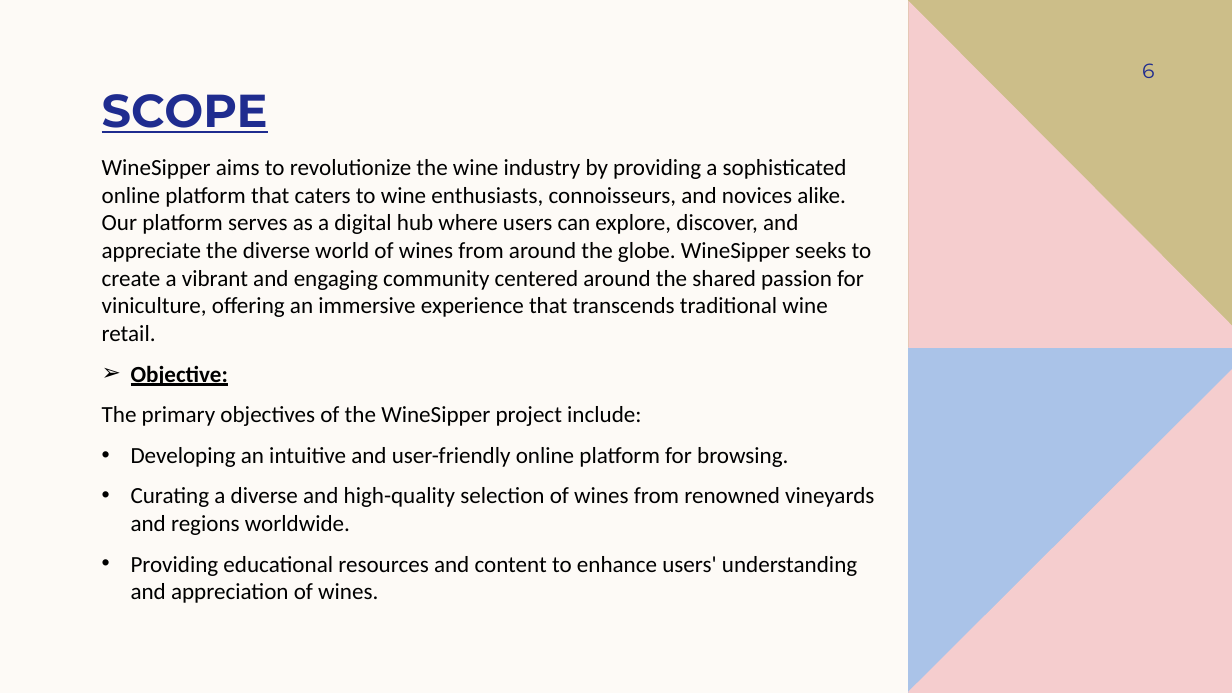
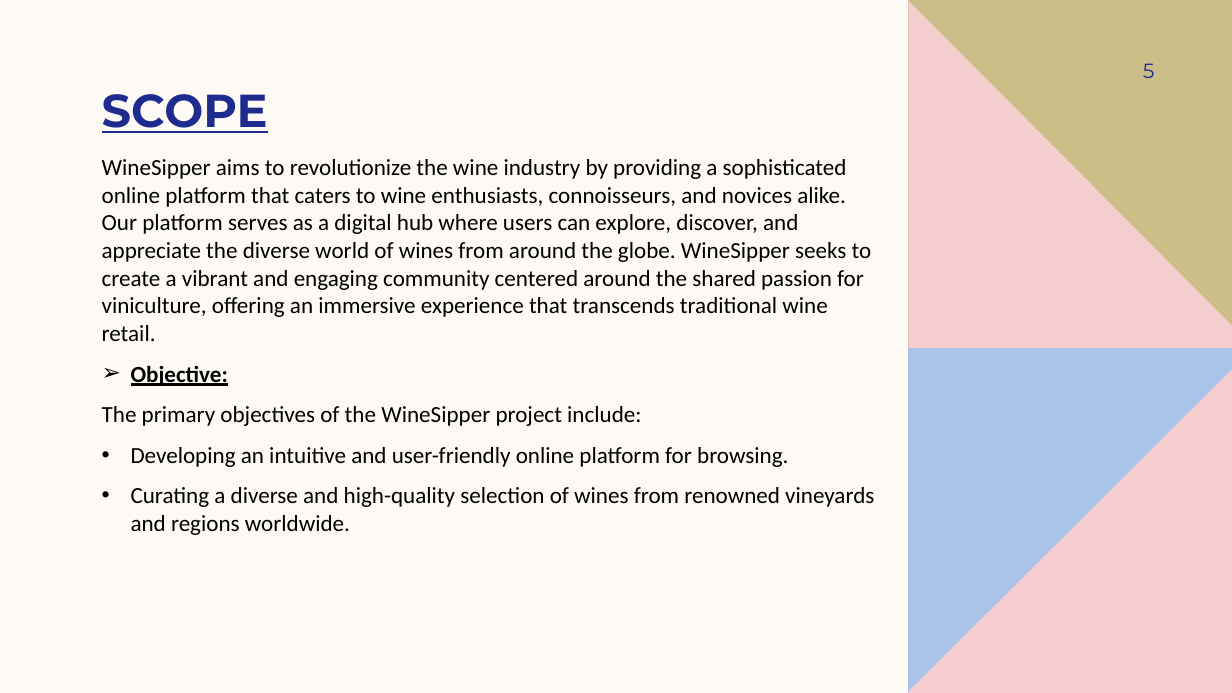
Before and after one commit to Satyamb-03/Web-Dev-WineSipper-, a slide deck: slide 5 of Project/WINE CATALOGUE.pptx (slide 6 before the commit). Drawn at 1232x693 pixels with LibreOffice and Linux fonts; fonts in the diff are those of the drawing. Boxes give left, top, right and bottom in pixels: in the first picture for what was removed or moved away, otherwise in the second. Text is boxed around its words. In the diff, an @@ line names an element or a change of style, - is before the commit and + after.

```diff
--- a/Project/WINE CATALOGUE.pptx
+++ b/Project/WINE CATALOGUE.pptx
@@ page number at (1143,63,1155,78): text changed @@
-6
+5
@@ text at (131,556,857,603): paragraph removed @@
-• Providing educational resources and content to enhance users' understanding and appreciation of wines.
```
Also in this commit, not shown: 2 other slides changed, 1 slide removed, 18 other files.
